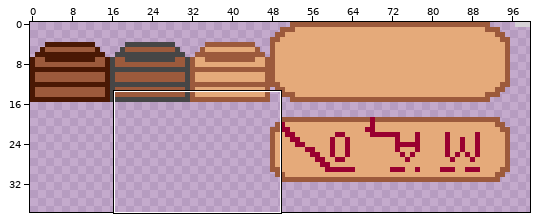
One commit to this sprite sheet: textures/furniture.png. The picture above shows the old version from afar; the outline marks the close-up.
Close-up. First the earlier version:
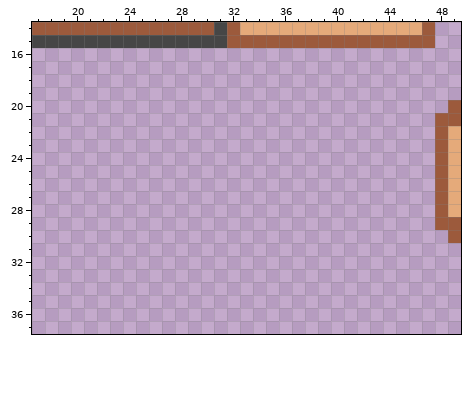
The file is 100x100 pixels. Shown: x 17..49, y 14..37. The wide view leaves out empty margins.
The same view after the edit:
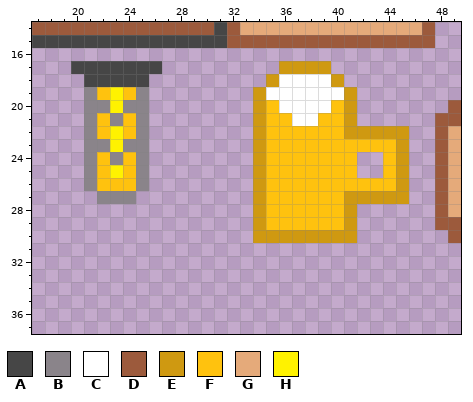
Palette (. is transparent): A #464646  B #8a848a  C #ffffff  D #9c5a3c  E #cf9911  F #ffc20e  G #e5aa7a  H #fff200
Change:
The author put colour A in row 17 at x 20 to 26; in row 18 at x 21 to 25.
The author put colour B in row 19 at x 21 and 25; in row 20 at x 21 to 22 and 24 to 25; in row 21 at x 21, 23 and 25; in row 22 at x 21 and 25; in row 23 at x 21 to 22 and 24 to 25; in row 24 at x 21, 23 and 25.
The author put colour B in rows 25 to 26 at x 21 and 25; in row 27 at x 22 to 24.
The author put colour C in row 18 at x 36 to 39; in row 19 at x 35 to 40; in row 20 at x 36 to 39; in row 21 at x 37 to 38.
The author put colour E in row 17 at x 36 to 39; in row 18 at x 35 and 40; in rows 19 to 21 at x 34 and 41; in row 22 at x 34 and 41 to 45; in rows 23 to 26 at x 34 and 45; in row 27 at x 34 and 41 to 45.
The author put colour E in rows 28 to 29 at x 34 and 41; in row 30 at x 34 to 41.
The author put colour F in row 19 at x 22 and 24; in row 20 at x 35 and 40; in row 21 at x 22, 24, 35 to 36 and 39 to 40; in row 22 at x 22, 24 and 35 to 40; in row 23 at x 35 to 44; in rows 24 to 25 at x 22, 24, 35 to 41 and 44.
The author put colour F in row 26 at x 22 to 24 and 35 to 44; in rows 27 to 29 at x 35 to 40.
The author put colour H in rows 19 to 20 at x 23; in rows 22 to 23 at x 23; in row 25 at x 23.
